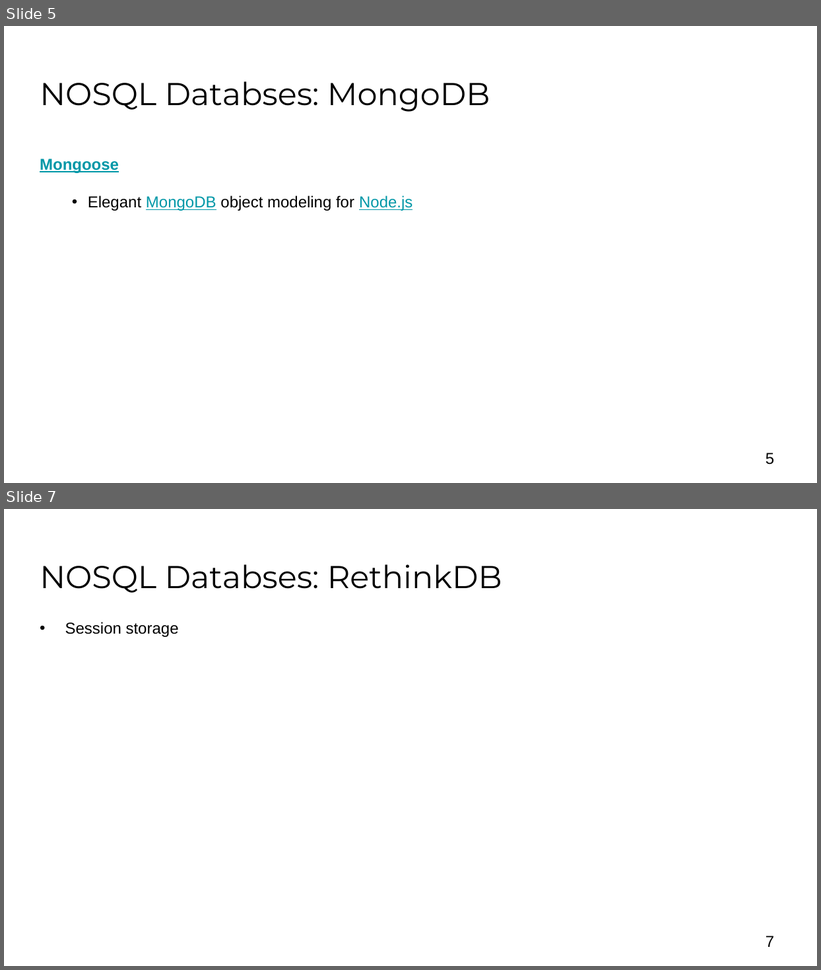
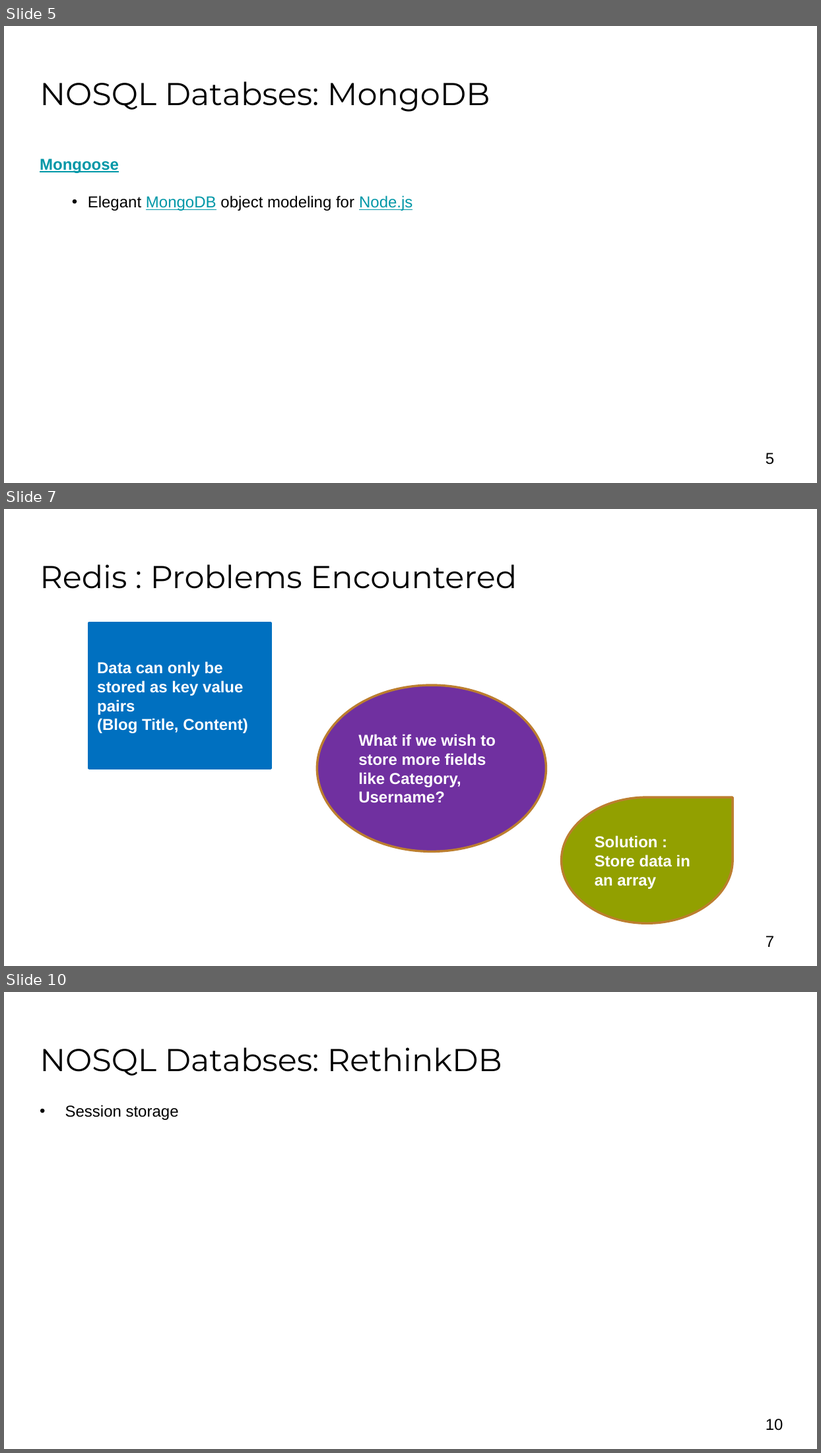
Before and after one commit to akarsh/TUPJNOSQL17, a slide deck: presentation/Presentation 2.pptx. Shown one above the other, each under a label of ours: slides 5 and 7 before the commit, slides 5, 7 and 10 after it; the slides between them are not shown. The pictures are 821x970 and 821x1453 pixels, drawn with LibreOffice and Linux fonts; fonts in the diff are those of the drawing; background and template pictures are left out. Boxes give left, top, right and bottom in pixels: in the first picture for what was removed or moved away, otherwise in the second. Text is boxed around its words. In the diff, an @@ line names an element or a change of style, - is before the commit and + after.

```diff
--- a/presentation/Presentation 2.pptx
+++ b/presentation/Presentation 2.pptx
@@ slide 7 added at bbox=[4, 509, 817, 966], background #FFFFFF @@
@@ title added at bbox=[40, 564, 517, 589], 28 pt, text #000000 @@
+Redis : Problems Encountered
@@ rectangle added at bbox=[89, 623, 271, 768], fill #0070C0, outline #0070C0 2 pt, 14 pt, text #FFFFFF, bold @@
+Data can only be stored as key value pairs
+(Blog Title, Content)
@@ ellipse added at bbox=[317, 685, 547, 852], fill #7030A0, outline #BD7F2F 2 pt, 14 pt, text #FFFFFF, bold @@
+What if we wish to store more fields like Category, Username?
@@ teardrop added at bbox=[562, 797, 733, 923], fill #92A000, outline #BD7F2F 2 pt, 14 pt, text #FFFFFF, bold @@
+Solution : Store data in an array
@@ page number added at bbox=[766, 936, 774, 947], 14 pt, text #000000 @@
+7
@@ what was slide 7 is now slide 10 @@
@@ page number at bbox=[766, 1419, 783, 1431]: text changed @@
-7
+10
```
Also in this commit, not shown: 1 slide changed, 3 other slides added, 1 slide removed, 1 other file.
